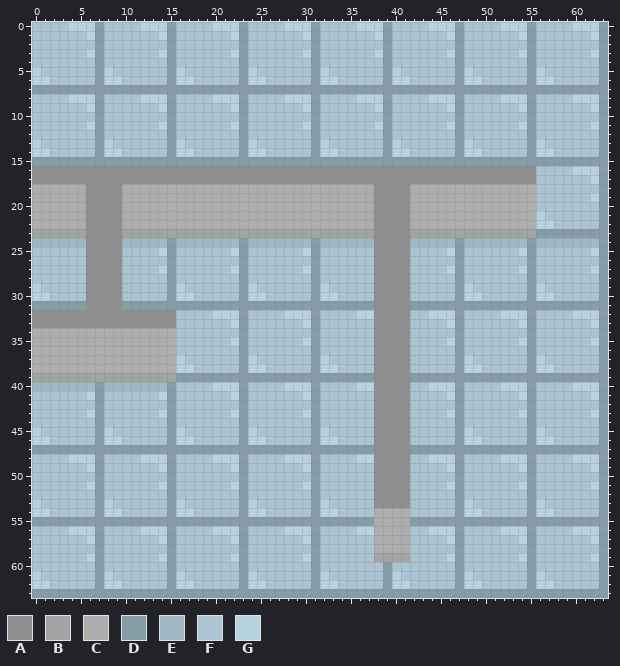
One commit to this pixel-art sprite: tiles/lap tilemap.png. Above is the file before it was changed.
The file is 64x64 pixels. Colours within 5 levels of each other are drawn and written as one.
Palette (. is transparent): A #8f8f8f  B #a3a3a3  C #adadad  D #869da8  E #a1b8c4  F #abc4d1  G #b8d3e0
Pixels before (only the part around the change), first column x 0:
 0 FFFFGGGDFFFFGGGDFFFFGGGDFFFFGGGDFFFFGGGDFFFFGG
 1 FFFFFFGDFFFFFFGDFFFFFFGDFFFFFFGDFFFFFFGDFFFFFF
 2 FFFFFFFDFFFFFFFDFFFFFFFDFFFFFFFDFFFFFFFDFFFFFF
 3 FFFFFFGDFFFFFFGDFFFFFFGDFFFFFFGDFFFFFFGDFFFFFF
 4 FFFFFFFDFFFFFFFDFFFFFFFDFFFFFFFDFFFFFFFDFFFFFF
 5 GFFFFFFDGFFFFFFDGFFFFFFDGFFFFFFDGFFFFFFDGFFFFF
 6 GGFFFFFDGGFFFFFDGGFFFFFDGGFFFFFDGGFFFFFDGGFFFF
 7 DDDDDDDDDDDDDDDDDDDDDDDDDDDDDDDDDDDDDDDDDDDDDD
 8 FFFFGGGDFFFFGGGDFFFFGGGDFFFFGGGDFFFFGGGDFFFFGG
 9 FFFFFFGDFFFFFFGDFFFFFFGDFFFFFFGDFFFFFFGDFFFFFF
10 FFFFFFFDFFFFFFFDFFFFFFFDFFFFFFFDFFFFFFFDFFFFFF
11 FFFFFFGDFFFFFFGDFFFFFFGDFFFFFFGDFFFFFFGDFFFFFF
12 FFFFFFFDFFFFFFFDFFFFFFFDFFFFFFFDFFFFFFFDFFFFFF
13 GFFFFFFDGFFFFFFDGFFFFFFDGFFFFFFDGFFFFFFDGFFFFF
14 GGFFFFFDGGFFFFFDGGFFFFFDGGFFFFFDGGFFFFFDGGFFFF
15 DDDDDDDDDDDDDDDDDDDDDDDDDDDDDDDDDDDDDDDDDDDDDD
16 AAAAAAAAAAAAAAAAAAAAAAAAAAAAAAAAAAAAAAAAAAAAAA
17 AAAAAAAAAAAAAAAAAAAAAAAAAAAAAAAAAAAAAAAAAAAAAA
18 CCCCCCAAAACCCCCCCCCCCCCCCCCCCCCCCCCCCCAAAACCCC
19 CCCCCCAAAACCCCCCCCCCCCCCCCCCCCCCCCCCCCAAAACCCC
20 CCCCCCAAAACCCCCCCCCCCCCCCCCCCCCCCCCCCCAAAACCCC
21 CCCCCCAAAACCCCCCCCCCCCCCCCCCCCCCCCCCCCAAAACCCC
22 CCCCCCAAAACCCCCCCCCCCCCCCCCCCCCCCCCCCCAAAACCCC
23 BBBBBBAAAABBBBBBBBBBBBBBBBBBBBBBBBBBBBAAAABBBB
24 EEEEEEAAAAEEEEEDEEEEEEEDEEEEEEEDEEEEEEAAAAEEEE
25 FFFFFFAAAAFFFFGDFFFFFFGDFFFFFFGDFFFFFFAAAAFFFF
26 FFFFFFAAAAFFFFFDFFFFFFFDFFFFFFFDFFFFFFAAAAFFFF
27 FFFFFFAAAAFFFFGDFFFFFFGDFFFFFFGDFFFFFFAAAAFFFF
28 FFFFFFAAAAFFFFFDFFFFFFFDFFFFFFFDFFFFFFAAAAFFFF
29 GFFFFFAAAAFFFFFDGFFFFFFDGFFFFFFDGFFFFFAAAAFFFF
30 GGFFFFAAAAFFFFFDGGFFFFFDGGFFFFFDGGFFFFAAAAFFFF
31 DDDDDDAAAADDDDDDDDDDDDDDDDDDDDDDDDDDDDAAAADDDD
32 AAAAAAAAAAAAAAAAFFFFGGGDFFFFGGGDFFFFGGAAAAFFGG
33 AAAAAAAAAAAAAAAAFFFFFFGDFFFFFFGDFFFFFFAAAAFFFF
34 CCCCCCCCCCCCCCCCFFFFFFFDFFFFFFFDFFFFFFAAAAFFFF
35 CCCCCCCCCCCCCCCCFFFFFFGDFFFFFFGDFFFFFFAAAAFFFF
36 CCCCCCCCCCCCCCCCFFFFFFFDFFFFFFFDFFFFFFAAAAFFFF
37 CCCCCCCCCCCCCCCCGFFFFFFDGFFFFFFDGFFFFFAAAAFFFF
38 CCCCCCCCCCCCCCCCGGFFFFFDGGFFFFFDGGFFFFAAAAFFFF
39 BBBBBBBBBBBBBBBBDDDDDDDDDDDDDDDDDDDDDDAAAADDDD
40 EEEEEEEDEEEEEEEDFFFFGGGDFFFFGGGDFFFFGGAAAAFFGG
41 FFFFFFGDFFFFFFGDFFFFFFGDFFFFFFGDFFFFFFAAAAFFFF
42 FFFFFFFDFFFFFFFDFFFFFFFDFFFFFFFDFFFFFFAAAAFFFF
43 FFFFFFGDFFFFFFGDFFFFFFGDFFFFFFGDFFFFFFAAAAFFFF
The result:
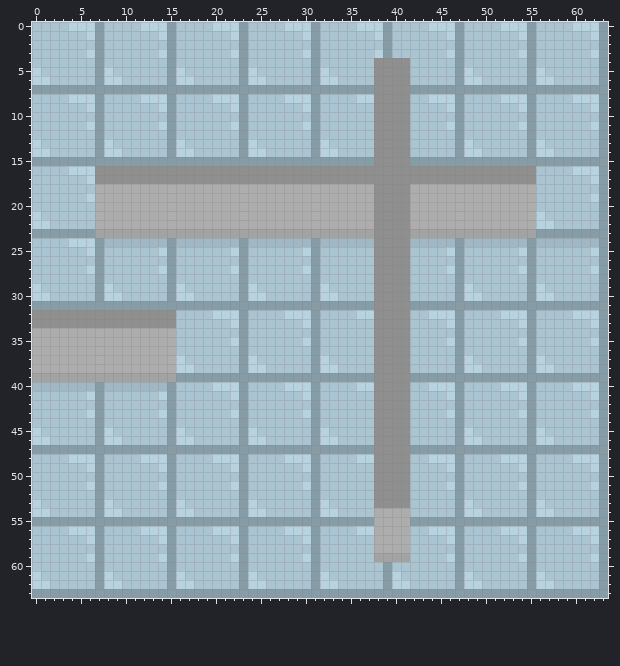
What changed:
Colour D gives way to colour A in rows 4 to 6 at x 39; in row 7 at x 38 to 41; in rows 8 to 14 at x 39; in row 15 at x 38 to 41.
Colour F gives way to colour A in row 4 at x 38 and 40 to 41; in row 5 at x 38 and 41; in row 6 at x 38; in rows 8 to 9 at x 40 to 41; in row 10 at x 38 and 40 to 41; in row 11 at x 40 to 41.
Colour F gives way to colour A in row 12 at x 38 and 40 to 41; in row 13 at x 38 and 41; in row 14 at x 38.
Colour G gives way to colour A in row 5 at x 40; in row 6 at x 40 to 41; in rows 8 to 9 at x 38; in row 11 at x 38; in row 13 at x 40; in row 14 at x 40 to 41.
Colour A gives way to colour B in row 23 at x 7 to 9.
Colour A gives way to colour C in rows 18 to 22 at x 7 to 9.
Colour A gives way to colour D in row 23 at x 6; in rows 24 to 30 at x 7; in row 31 at x 6 to 9.
Colour B gives way to colour D in row 23 at x 0 to 5.
Colour A gives way to colour E in row 24 at x 8 to 9.
Colour A gives way to colour F in row 16 at x 0 to 3; in row 17 at x 0 to 5; in row 18 at x 6; in rows 20 to 22 at x 6; in row 25 at x 8 to 9; in row 26 at x 6 and 8 to 9.
Colour A gives way to colour F in row 27 at x 8 to 9; in row 28 at x 6 and 8 to 9; in row 29 at x 6 and 9; in row 30 at x 6.
Colour C gives way to colour F in rows 18 to 20 at x 0 to 5; in row 21 at x 1 to 5; in row 22 at x 2 to 5.
Colour E gives way to colour F in row 24 at x 0 to 3.
Colour A gives way to colour G in row 16 at x 4 to 6; in row 17 at x 6; in row 19 at x 6; in rows 24 to 25 at x 6; in row 27 at x 6; in row 29 at x 8.
Colour A gives way to colour G in row 30 at x 8 to 9.
Colour C gives way to colour G in row 21 at x 0; in row 22 at x 0 to 1.
Colour E gives way to colour G in row 24 at x 4 to 5.
Pixel boxes of the changes (left, top, right, bottom) in both pictures:
changed: (374, 58, 410, 166)
changed: (32, 166, 122, 310)
